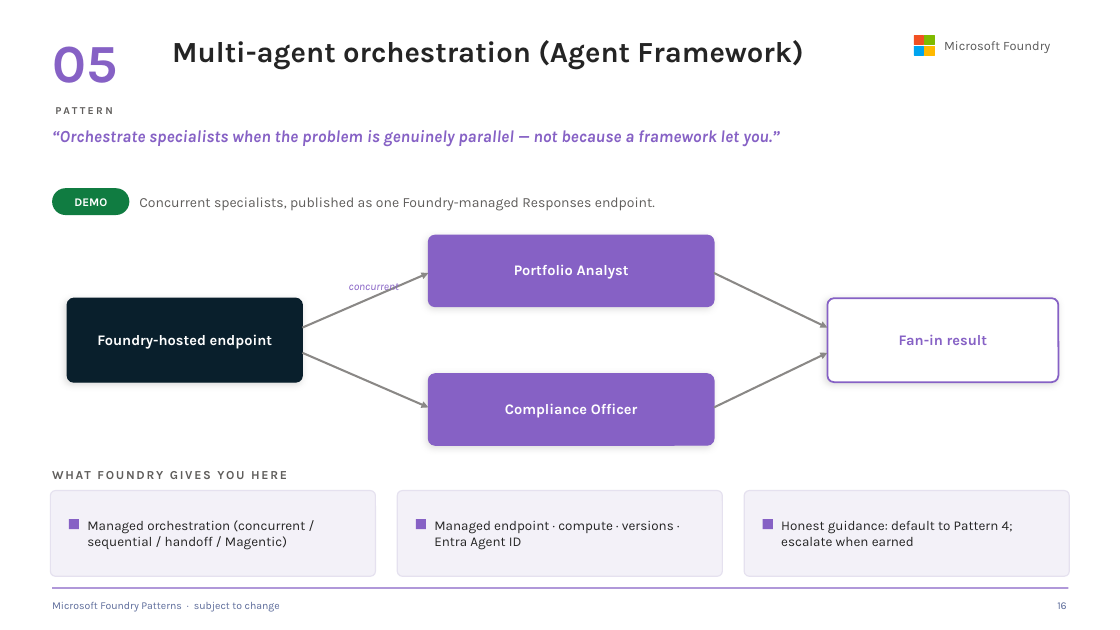
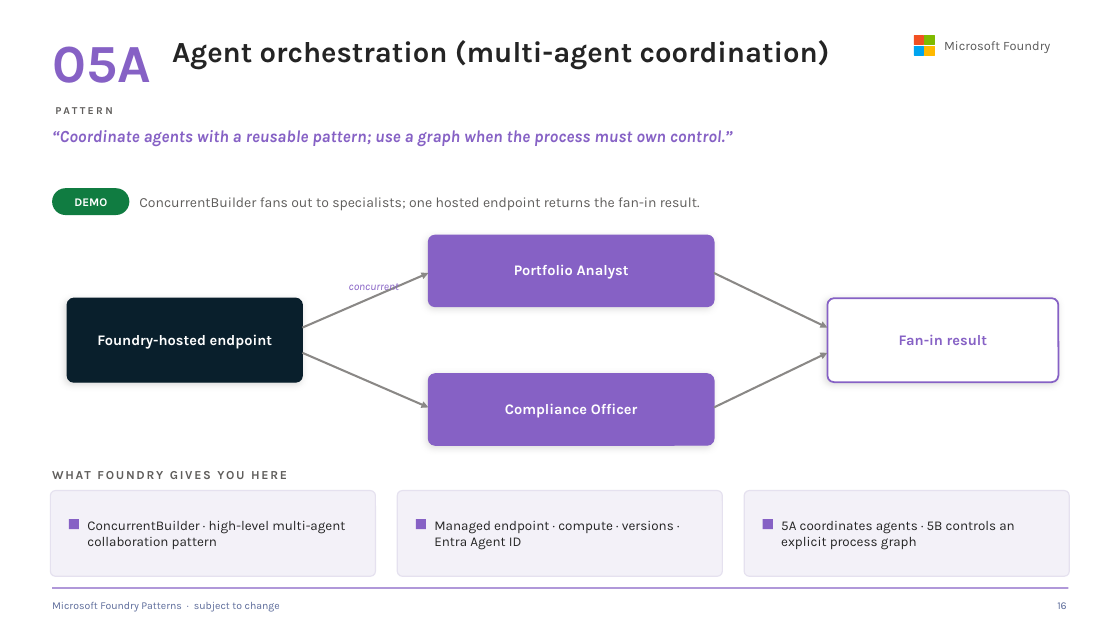
Before and after one commit to SridharArrabelly/foundry-pattern-library, a slide deck: slide 16 of foundry-patterns.pptx. Drawn at 1120x630 pixels with LibreOffice and Linux fonts; fonts in the diff are those of the drawing. Boxes give left, top, right and bottom in pixels: in the first picture for what was removed or moved away, otherwise in the second. Text is boxed around its words. In the diff, an @@ line names an element or a change of style, - is before the commit and + after.

```diff
--- a/foundry-patterns.pptx
+++ b/foundry-patterns.pptx
@@ text at bbox=[52, 46, 151, 83]: text changed @@
-05
+05A
@@ text at bbox=[172, 40, 830, 70]: text changed @@
-Multi-agent orchestration (Agent Framework)
+Agent orchestration (multi-agent coordination)
@@ text at bbox=[52, 130, 733, 146]: text changed @@
-“Orchestrate specialists when the problem is genuinely parallel — not because a framework let you.”
+“Coordinate agents with a reusable pattern; use a graph when the process must own control.”
@@ text at bbox=[139, 197, 700, 211]: text changed @@
-Concurrent specialists, published as one Foundry-managed Responses endpoint.
+ConcurrentBuilder fans out to specialists; one hosted endpoint returns the fan-in result.
@@ text at bbox=[87, 521, 345, 549]: text changed @@
-Managed orchestration (concurrent / sequential / handoff / Magentic)
+ConcurrentBuilder · high-level multi-agent collaboration pattern
@@ text at bbox=[781, 521, 1014, 550]: text changed @@
-Honest guidance: default to Pattern 4; escalate when earned
+5A coordinates agents · 5B controls an explicit process graph
```
Also in this commit, not shown: 10 other slides changed, 1 slide added, 43 other files.
